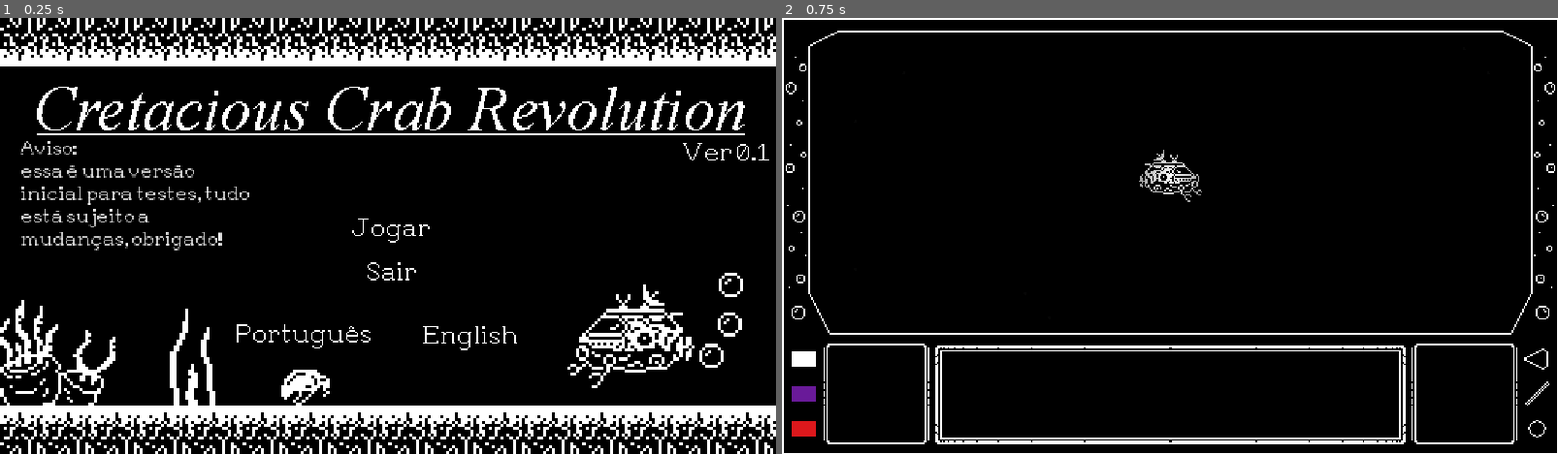
Above: before the commit, frames 1-2 (left to right).
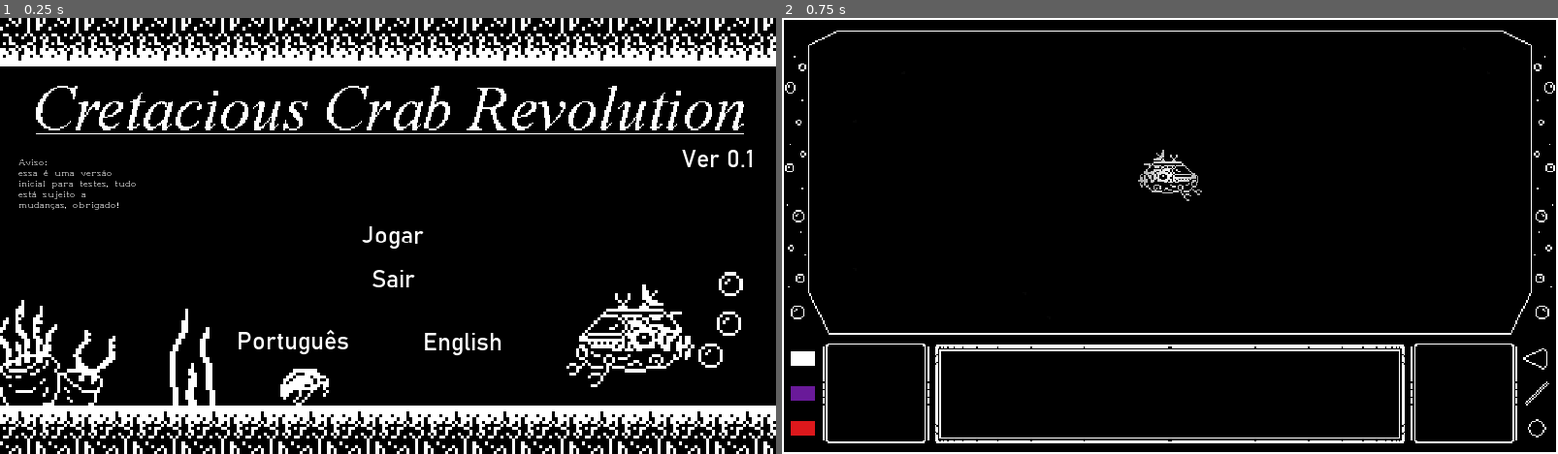
Above: after the commit, the same moments.

Repository: rapieregridoro/Cretaceous_Crab_Revolution
Game: Godot game, scene res://Scenes/Main.tscn
Two runs of this game, one before a commit and one after it. Both use one fixed random seed, a clock stepped at 60 frames per second and the inputs below.
Inputs:
- Up to frame 1 (0.25 s): no input
- Up to frame 2 (0.75 s): click "Jogar" at 0.5 s

The runs differ from the first frame. In frame 1, 6.2% of the frame differs, in the area x 0-100%, y 0-100%; in frame 2, 2.2%.

Commit message:
nova fonte

Diff:
--- a/Projeto_CCR_Godot/Scenes/Menu/HUD_inferior.tscn
+++ b/Projeto_CCR_Godot/Scenes/Menu/HUD_inferior.tscn
@@ -45,10 +45,10 @@
 hframes = 5
 
 [node name="Fala" type="RichTextLabel" parent="ColorRect"]
-margin_left = 106.0
-margin_top = 221.0
-margin_right = 406.0
-margin_bottom = 276.0
+margin_left = 111.0
+margin_top = 222.0
+margin_right = 401.0
+margin_bottom = 275.0
 scroll_active = false
 __meta__ = {
 "_edit_use_anchors_": false
--- a/Projeto_CCR_Godot/Scenes/Menu/Menu_principal.tscn
+++ b/Projeto_CCR_Godot/Scenes/Menu/Menu_principal.tscn
@@ -84,10 +84,10 @@
 }
 
 [node name="Disclaimer" type="Label" parent="."]
-margin_left = 14.0
-margin_top = 84.0
-margin_right = 167.0
-margin_bottom = 124.0
+margin_left = 15.0
+margin_top = 94.0
+margin_right = 94.0
+margin_bottom = 134.0
 custom_fonts/font = SubResource( 1 )
 text = "Disclaimer"
 autowrap = true
--- a/Projeto_CCR_Godot/Tres/FonteGlobal.tres
+++ b/Projeto_CCR_Godot/Tres/FonteGlobal.tres
@@ -1,6 +1,6 @@
 [gd_resource type="DynamicFont" load_steps=2 format=2]
 
-[ext_resource path="res://Fonts/MonoRaccoon.ttf" type="DynamicFontData" id=1]
+[ext_resource path="res://Fonts/bahnschrift.ttf" type="DynamicFontData" id=1]
 
 [resource]
 font_data = ExtResource( 1 )
--- a/Projeto_CCR_Godot/Tres/Raccoon_PT.tres
+++ b/Projeto_CCR_Godot/Tres/Raccoon_PT.tres
@@ -1,7 +1,6 @@
 [gd_resource type="DynamicFont" load_steps=2 format=2]
 
-[ext_resource path="res://Fonts/Raccoon Font PT.ttf" type="DynamicFontData" id=1]
+[ext_resource path="res://Fonts/bahnschrift.ttf" type="DynamicFontData" id=1]
 
 [resource]
-size = 8
 font_data = ExtResource( 1 )
--- a/Projeto_CCR_Godot/project.godot
+++ b/Projeto_CCR_Godot/project.godot
@@ -29,12 +29,12 @@
 window/size/height=288
 window/size/test_width=1024
 window/size/test_height=576
-window/stretch/mode="viewport"
+window/stretch/mode="2d"
 window/stretch/aspect="keep"
 
 [gui]
 
-theme/custom_font="res://Tres/Raccoon_PT.tres"
+theme/custom_font="res://Tres/FonteGlobal.tres"
 
 [importer_defaults]
 
Binary file added: Projeto_CCR_Godot/Fonts/Raccoon Font PT 2.ttf
Binary file changed: Projeto_CCR_Godot/Fonts/Raccoon Font PT.ttf
Binary file added: Projeto_CCR_Godot/Fonts/bahnschrift.ttf
